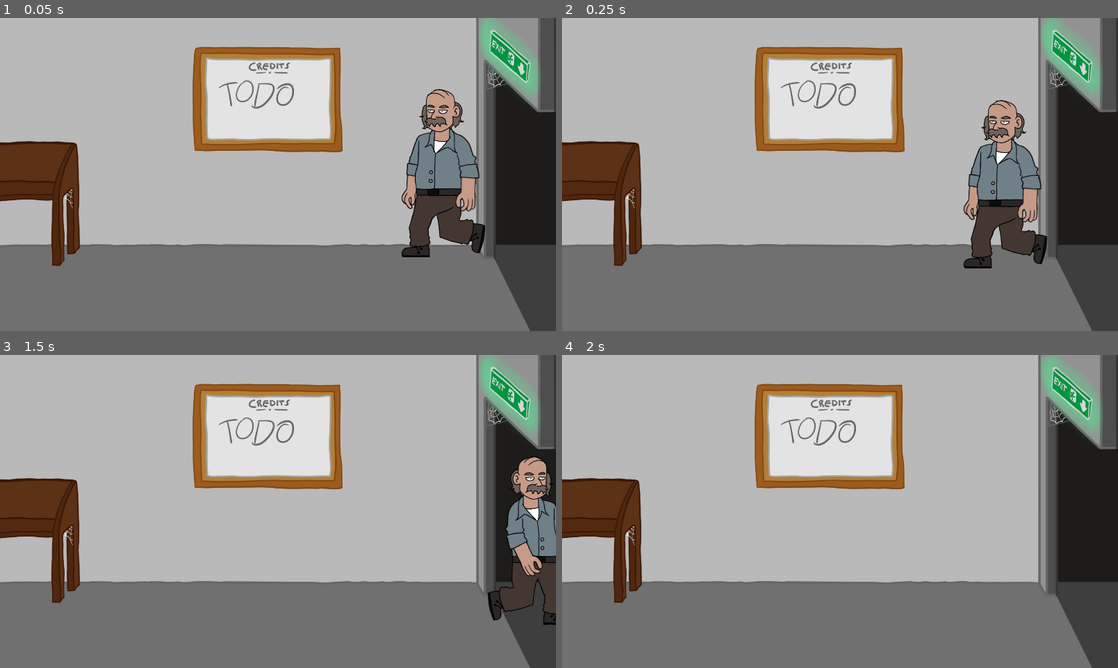
Above: before the commit, frames 1-4 (two rows, left to right).
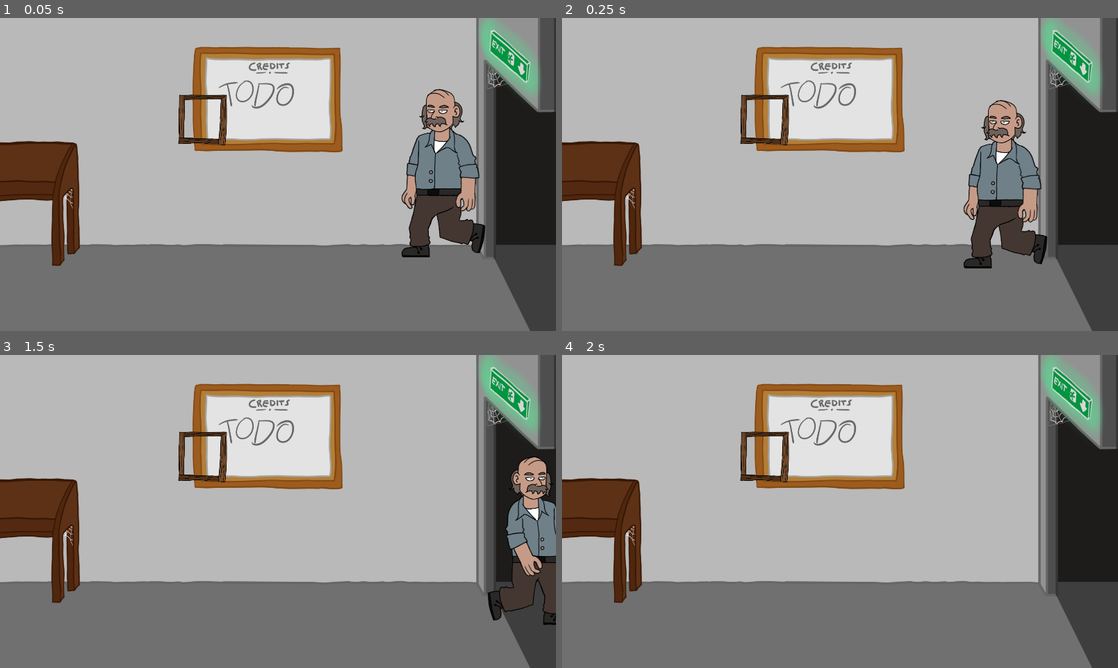
Above: after the commit, the same moments.

Repository: lennovative/ggj21
Game: Godot game, scene res://Scenes/Game.tscn
Two runs of this game, one before a commit and one after it. Both use one fixed random seed, a clock stepped at 60 frames per second and the inputs below. Sound files missing from this copy of the repository are replaced by a short silence.
Inputs (mouse positions are in pixels of both pictures, inside the frame that each line leads up to):
- Up to frame 1 (0.05 s): no input
- Up to frame 2 (0.25 s): no input
- Up to frame 3 (1.5 s): tap Enter (door) at 0.5, 1.35 s; move the mouse to (400, 495) at 0.52 s; hold D (right_button) from 0.53 s (still down); tap E (collect) at 0.6 s; tap Space (jump_button) at 0.77 s; move the mouse to (166, 527) at 1.27 s
- Up to frame 4 (2 s): keep holding D (right_button); tap Space (jump_button) at 1.52 s

The runs differ from the first frame. In frame 1, 0.6% of the frame differs, in the area x 32-41%, y 24-41%; in frame 2, 0.6%; in frame 3, 0.6%; in frame 4, 0.6%.

Commit message:
Added Laughs

Diff:
--- a/Scenes/Game.tscn
+++ b/Scenes/Game.tscn
@@ -24,7 +24,6 @@
 script = SubResource( 1 )
 
 [node name="inventory_background" type="Sprite" parent="Inventory"]
-visible = false
 scale = Vector2( 0.6, 0.6 )
 z_index = 10
 texture = ExtResource( 2 )
--- a/Scenes/Level.tscn
+++ b/Scenes/Level.tscn
@@ -112,6 +112,7 @@
 position = Vector2( 4361.19, 1251.26 )
 
 [node name="CanvasModulate" type="CanvasModulate" parent="."]
+visible = false
 color = Color( 0, 0, 0, 1 )
 
 [node name="Bounds" type="Node2D" parent="."]
@@ -134,6 +135,10 @@
 shape = SubResource( 1 )
 
 [node name="Background" type="Node2D" parent="."]
+z_index = -20
+__meta__ = {
+"_edit_lock_": true
+}
 
 [node name="bg_bridge" type="Sprite" parent="Background"]
 position = Vector2( -5760, 865 )
@@ -187,12 +192,30 @@
 texture = ExtResource( 15 )
 
 [node name="Flat_background_color" type="Sprite" parent="Background"]
-scale = Vector2( 2734.12, 1000 )
+modulate = Color( 0.321569, 0.321569, 0.321569, 1 )
+scale = Vector2( 2693.09, 1003.33 )
 z_index = -20
 texture = ExtResource( 7 )
-__meta__ = {
-"_edit_lock_": true
-}
+
+[node name="UnderTheBrige" type="Sprite" parent="Background"]
+modulate = Color( 0.729412, 0.729412, 0.729412, 1 )
+position = Vector2( -5759.12, 1681.74 )
+scale = Vector2( 145.727, -139.495 )
+texture = ExtResource( 7 )
+
+[node name="UnderTheBrige2" type="Sprite" parent="Background"]
+modulate = Color( 0.321569, 0.321569, 0.321569, 1 )
+position = Vector2( -6462.12, 1676.85 )
+scale = Vector2( 152.975, -139.495 )
+z_index = -14
+texture = ExtResource( 7 )
+
+[node name="UnderTheBrige3" type="Sprite" parent="Background"]
+modulate = Color( 0.27451, 0.27451, 0.27451, 1 )
+position = Vector2( -5768.97, 1680.11 )
+scale = Vector2( 194.495, -139.495 )
+z_index = -30
+texture = ExtResource( 7 )
 
 [node name="Echolocate_timer" type="Timer" parent="."]
 
Not shown, added: Assets/Sounds/laugh1.wav
Not shown, added: Assets/Sounds/laugh2.wav
